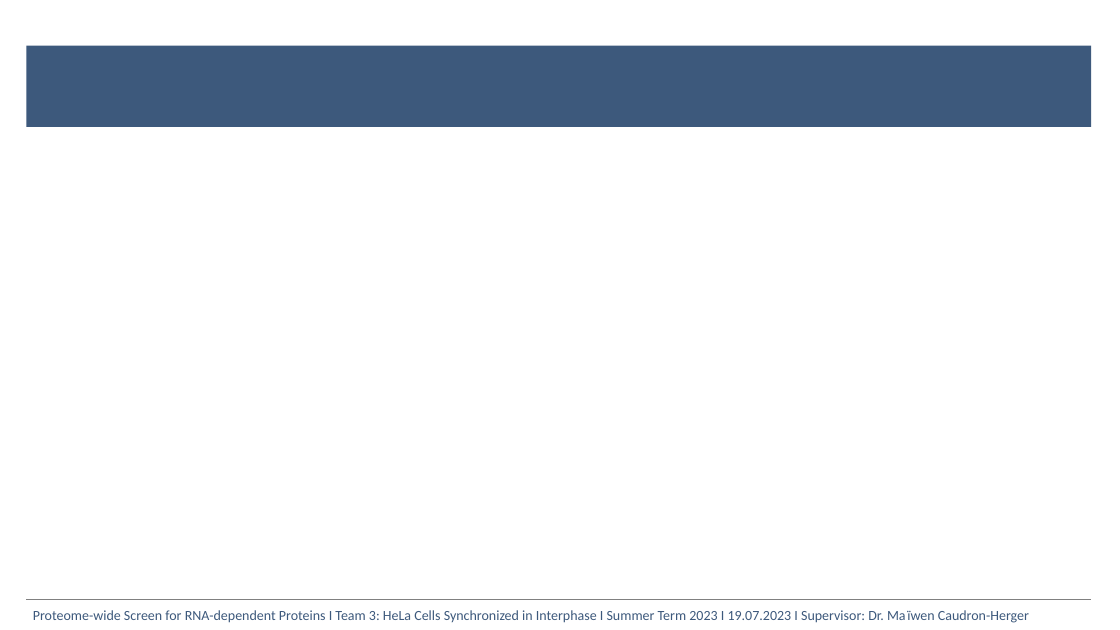
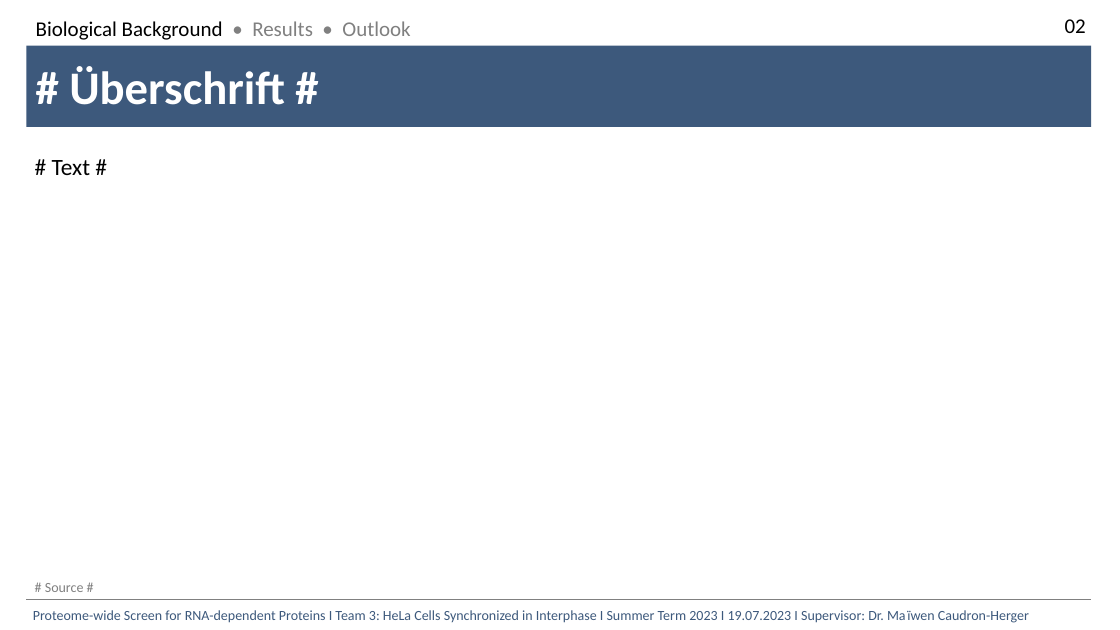
Before and after one commit to datascience-mobi-2023/topic03_team03, a slide deck: slide 2 of Template_Final_Presentation.pptx. Drawn at 1120x630 pixels with LibreOffice and Linux fonts; fonts in the diff are those of the drawing. Boxes give left, top, right and bottom in pixels: in the first picture for what was removed or moved away, otherwise in the second. Text is boxed around its words. In the diff, an @@ line names an element or a change of style, - is before the commit and + after.

```diff
--- a/Template_Final_Presentation.pptx
+++ b/Template_Final_Presentation.pptx
@@ text added at [36, 21, 410, 40], 18 pt, text #000000 @@
+Biological Background • Results • Outlook
@@ text added at [1065, 19, 1086, 33], 18 pt, text #000000 @@
+02
@@ text added at [69, 66, 285, 105], 40 pt, text #FFFFFF, bold @@
+# Überschrift #
@@ text added at [52, 160, 91, 175], 20 pt, text #000000 @@
+# Text #
@@ text added at [45, 583, 84, 592], 12 pt, text #808080 @@
+# Source #
```
Also in this commit, not shown: 4 slides added, 2 slides removed.
